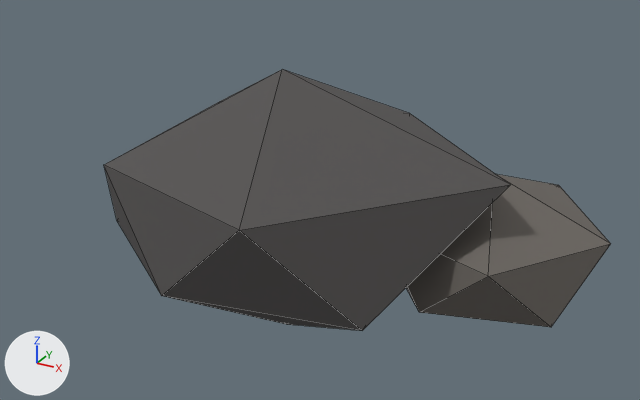
What one commit did to the glTF model game/assets/themes/coast/models/boulder.glb.
The view is the same before and after, from a 50 mm camera at (1.221, -2.008, 1.195) aimed at (0.105, 0.021, 0.181). Lighting does not change. The marker at lower left points along +X, +Y and +Z. The first picture is the older version. Mesh edges are drawn as thin lines. Vertices at exactly the same position are counted once.

Names of what the first picture shows: 'boulder'.
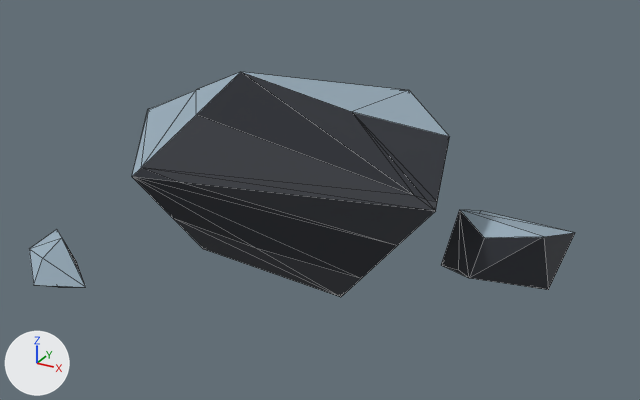
Where the change shows, as pixel boxes (x1, y1, x2, y2) in the pictures (640 x 400 px; the box of a moved part takes in the faces that stretch with it):
'boulder', recoloured, reshaped (8% wider, 14% shorter)
    before: (104, 69, 611, 331)
    after: (29, 72, 575, 297)
part 1 of me_boulder, rebuilt (22% narrower, 14% shorter)
    before: (104, 69, 510, 331)
    after: (132, 72, 450, 297)
part 2 of me_boulder, moved or reshaped
    before: (406, 174, 611, 327)
    after: (441, 210, 575, 290)
part 3 of me_boulder, added
    after: (29, 229, 86, 287)

What the commit changed:
Material 'rock' (mat_rock) changes colour from dark grey #52504f to dark grey #32353d; in linear values from (0.085, 0.08, 0.078) to (0.032, 0.036, 0.046).
Material 'frost' (mat_frost) is new.
Its base color is (0.32, 0.42, 0.5) (greyish blue #99adbc).
Its roughness is 0.85.
Material 'rock_band' (mat_rock_band) is new.
Its base color is (0.055, 0.06, 0.072) (dark grey #42454c).
Its roughness is 0.75.
me_boulder is used by ob_boulder; location (0.0, 0.0, 0.0).
me_boulder had 24 vertices, 40 faces and spanned x -0.65..0.88, y -0.45..0.53, z -0.25..0.55.
me_boulder now has 60 vertices, 108 faces and spans x -0.61..0.74, y -0.49..0.43, z -0.17..0.58.
me_boulder part 1: the loose piece of 12 vertices spanning x -0.65..0.65, y -0.45..0.51, z -0.25..0.55 is rebuilt with 43 vertices and now spans x -0.56..0.49, y -0.27..0.36, z -0.17..0.58.
Part 2, on me_boulder:
12 vertices are removed from x 0.24..0.88, y -0.14..0.53, z -0.12..0.28.
20 faces are deleted.
9 vertices are added at x 0.4..0.74, y 0.1..0.43, z -0.08..0.16.
11 new faces join them, mat_rock (dark grey #32353d).
3 new faces join them, mat_frost (greyish blue #99adbc).
Part 3, on me_boulder:
8 vertices are added at x -0.61..-0.4, y -0.49..-0.28, z -0.09..0.08.
7 new faces join them, mat_rock (dark grey #32353d).
5 new faces join them, mat_frost (greyish blue #99adbc).
me_boulder no longer uses material mat_rock_light (dark grey #6c6761).
me_boulder gains material mat_rock_band (dark grey #42454c).
me_boulder gains material mat_frost (greyish blue #99adbc).
